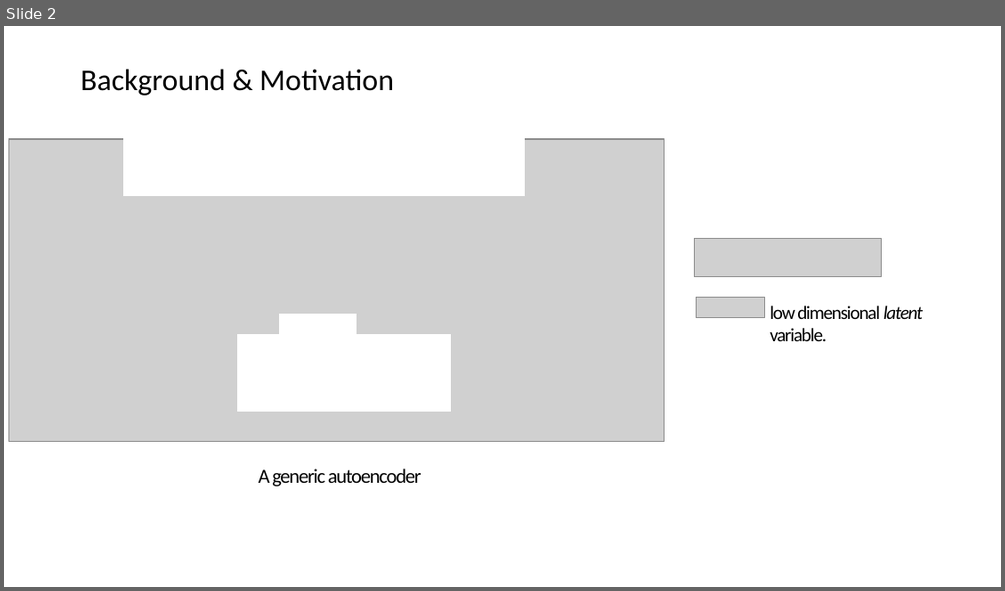
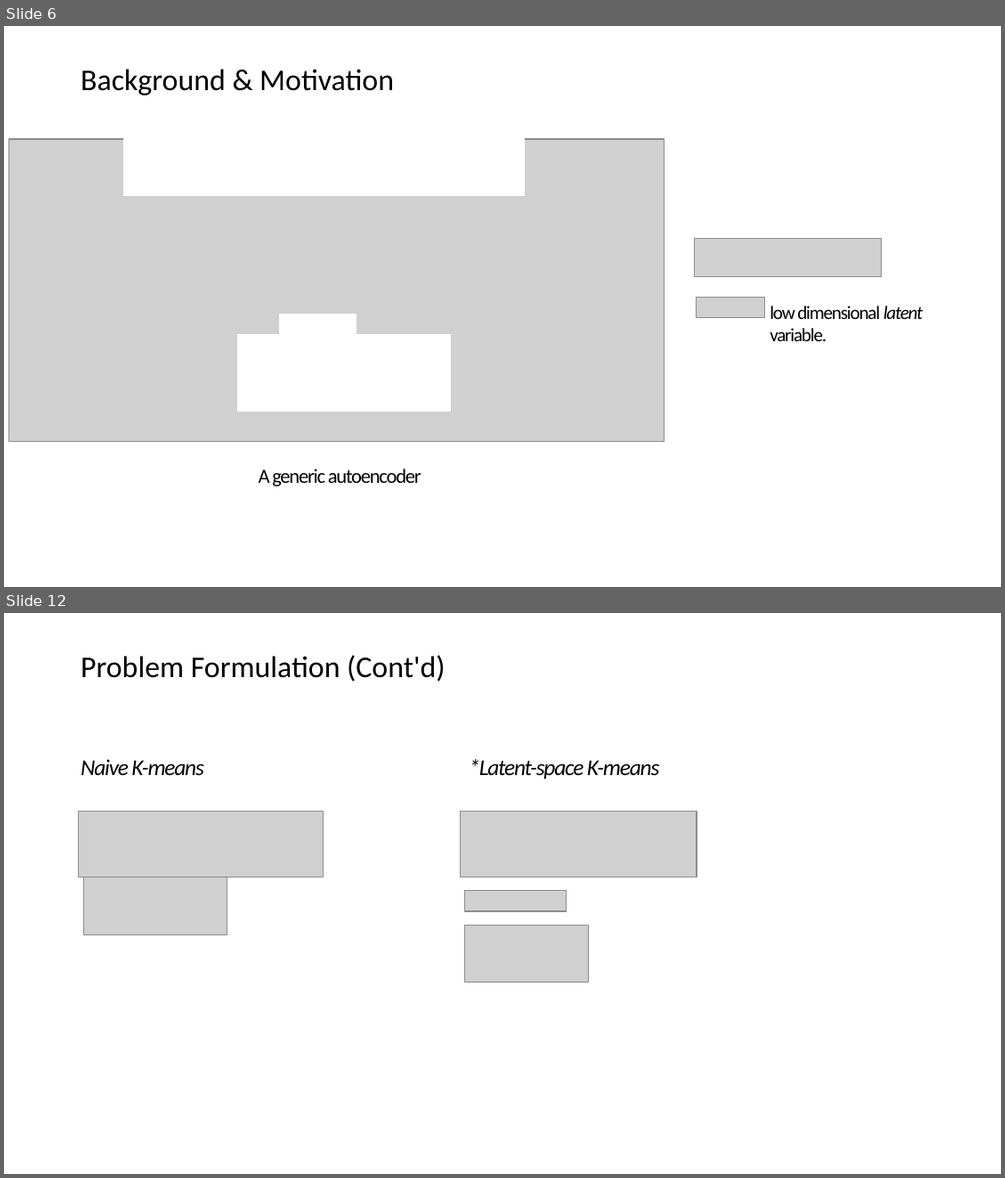
Before and after one commit to Depersonalizc/daily-load-clustering, a slide deck: presentation.pptx. Shown one above the other, each under a label of ours: slide 2 before the commit, slides 6 and 12 after it; the slides between them are not shown. The pictures are 1005x591 and 1005x1178 pixels, drawn with LibreOffice and Linux fonts; fonts in the diff are those of the drawing; grey boxes stand for pictures. Boxes give left, top, right and bottom in pixels: in the first picture for what was removed or moved away, otherwise in the second. Text is boxed around its words. In the diff, an @@ line names an element or a change of style, - is before the commit and + after.

```diff
--- a/presentation.pptx
+++ b/presentation.pptx
@@ slide 12 added at (4,613,1001,1174), background #FFFFFF @@
@@ text added at (81,655,445,682), 24 pt, text #000000 @@
+Problem Formulation (Cont'd)
@@ text added at (81,759,204,775), 18 pt, text #000000, italic @@
+Naive K-means
@@ text added at (469,759,660,779), 18 pt, text #000000, italic @@
+*Latent-space K-means
@@ picture added at (78,811,324,877) @@
@@ picture added at (460,811,696,877) @@
@@ picture added at (83,877,226,935) @@
@@ picture added at (465,891,566,911) @@
@@ picture added at (465,925,589,983) @@
@@ what was slide 2 is now slide 6 @@
```
Also in this commit, not shown: 3 slides changed, 7 other slides added, 1 slide removed, 12 other files.
